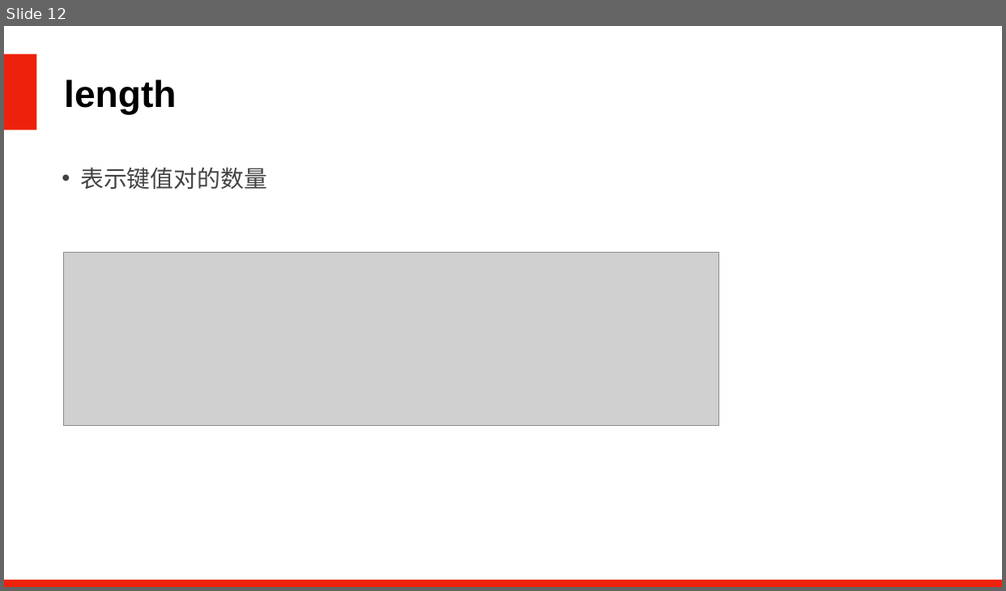
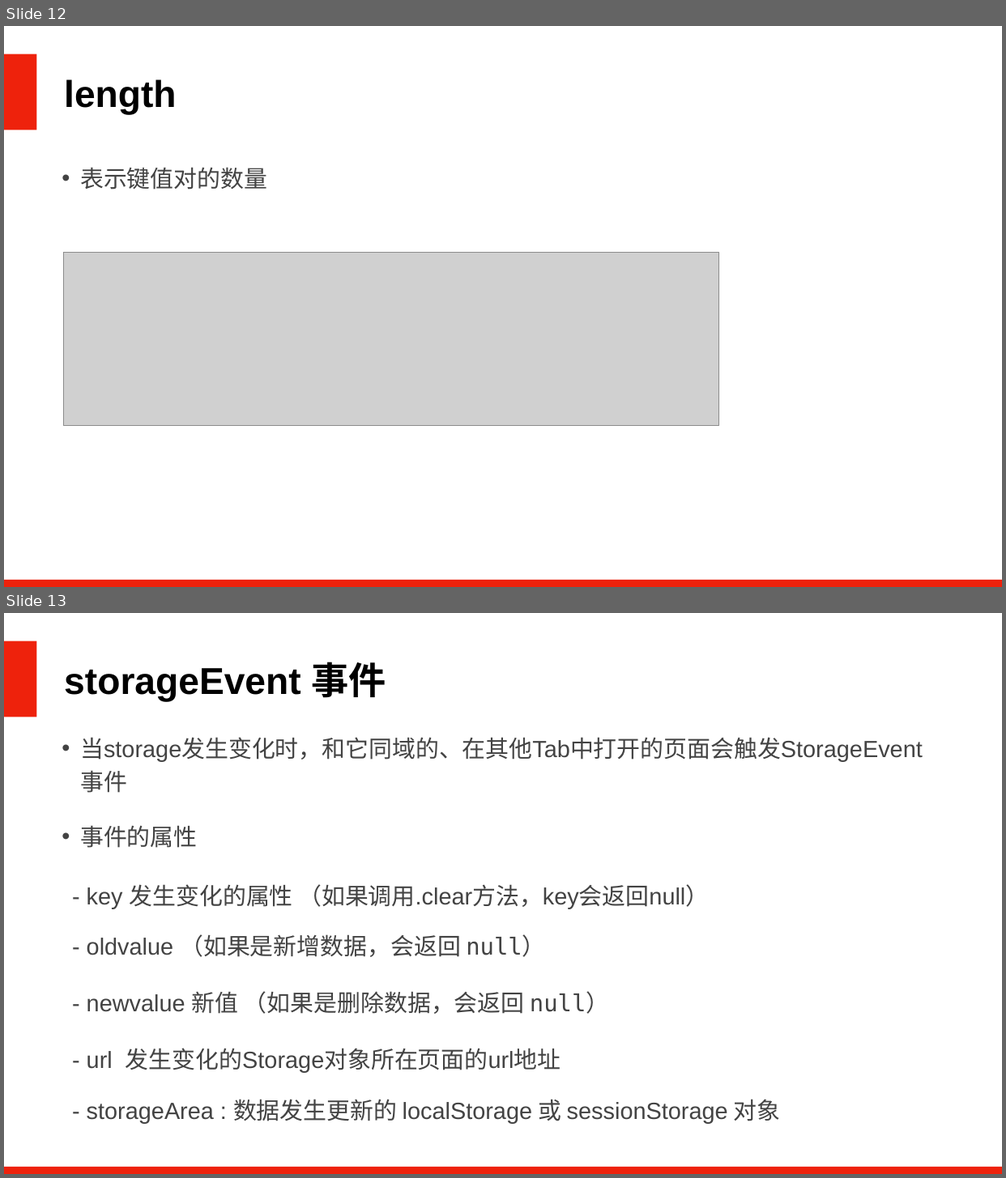
Before and after one commit to zmclass/web-study, a slide deck: 2020-1-13/ppt/数据存储.pptx. Shown one above the other, each under a label of ours: slide 12 before the commit, slides 12 and 13 after it. The pictures are 1006x591 and 1006x1178 pixels, drawn with LibreOffice and Linux fonts; fonts in the diff are those of the drawing; grey boxes stand for pictures. Boxes give left, top, right and bottom in pixels: in the first picture for what was removed or moved away, otherwise in the second. Text is boxed around its words. In the diff, an @@ line names an element or a change of style, - is before the commit and + after.

Commit message:
storage事件

```diff
--- a/2020-1-13/ppt/数据存储.pptx
+++ b/2020-1-13/ppt/数据存储.pptx
@@ slide 13 added at box(4, 613, 1002, 1174), background #FFFFFF @@
@@ rectangle added at box(4, 641, 36, 717), fill #EE220C @@
@@ text added at box(64, 662, 386, 701), 72 pt, text #000000, bold @@
+storageEvent 事件
@@ text added at box(80, 737, 923, 762), 45 pt, text #434343 @@
+• 当storage发生变化时，和它同域的、在其他Tab中打开的页面会触发StorageEvent事件
@@ text added at box(80, 825, 197, 848), 45 pt, text #434343 @@
+• 事件的属性
@@ text added at box(87, 884, 709, 909), 45 pt, text #434343 @@
+- key 发生变化的属性 （如果调用.clear方法，key会返回null）
@@ text added at box(87, 935, 545, 957), 45 pt, text #434343 @@
+- oldvalue （如果是新增数据，会返回 null）
@@ text added at box(87, 991, 609, 1014), 45 pt, text #434343 @@
+- newvalue 新值 （如果是删除数据，会返回 null）
@@ text added at box(87, 1048, 561, 1073), 45 pt, text #434343 @@
+- url 发生变化的Storage对象所在页面的url地址
@@ text added at box(87, 1099, 781, 1123), 45 pt, text #434343 @@
+- storageArea : 数据发生更新的 localStorage 或 sessionStorage 对象
@@ rectangle added at box(4, 1167, 1002, 1174), fill #EE220C @@
```
Also in this commit, not shown: 4 other files.
